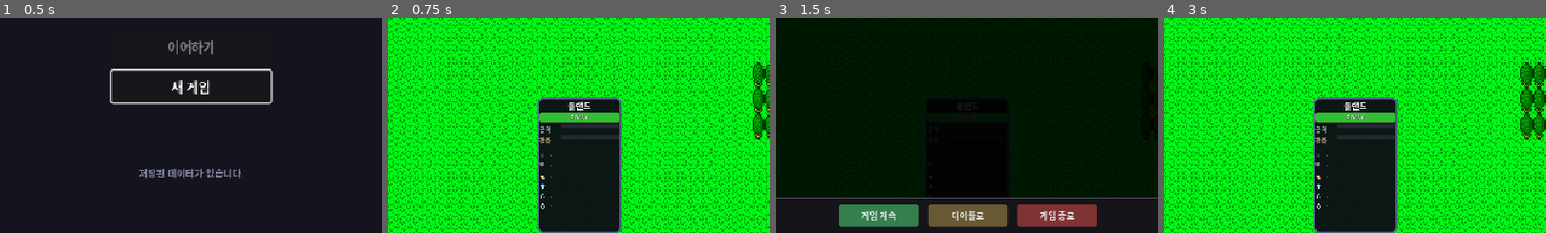
Above: before the commit, frames 1-4 (left to right).
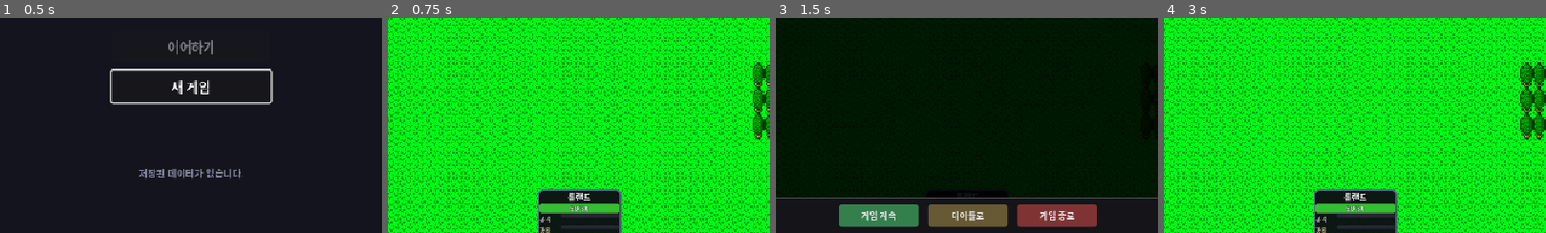
Above: after the commit, the same moments.

Repository: limmmmmmn/Appears-Appears
Game: Godot game, scene res://scenes/main/Main.tscn
The game is run twice, just before and just after one commit, with the same random seed, the same clock (stepped at 60 frames per second) and the same inputs.
Inputs (mouse positions are % of the whole screen's width and height, from its top left):
- Up to frame 1 (0.5 s): no input
- Up to frame 2 (0.75 s): click "새 게임" at 0.5 s
- Up to frame 3 (1.5 s): click "☰" at 1.25 s
- Up to frame 4 (3 s): click "게임 계속" at 2 s; tap Enter at 2.75, 2.85 s; move the mouse to (72, 45) at 2.77 s; hold Right (ui_right) from 2.78 s (still down); click (72, 45) at 2.92 s
The pictures show only the part of the screen within x 25-75%, y 50-100%; the shares and areas given below are measured in that part.

Frame 1 is identical in both runs. In frame 2, 12% of the frame differs, in the area x 39-62%, y 36-100%; in frame 3, less than 0.1%; in frame 4, 12%.

Commit message:
feat: 파티 카드 hover 애니메이션 및 빈 공간 제거
- 카드 높이 170 → 140으로 축소 (장비창 아래 빈 공간 제거)
- 평소에는 상단만 표시 (이름 + HP + 공격바, 55px)
- 마우스 hover시 카드가 위로 올라와 전체 표시 (140px)
- 래퍼 + 클리핑 구조로 hover 애니메이션 구현
- 씬 offset 조정 (-170 → -140)

https://claude.ai/code/session_01HMJ2TZbvfDboco6XHexxSY

Diff:
--- a/scenes/ui/BottomPartyCards.tscn
+++ b/scenes/ui/BottomPartyCards.tscn
@@ -7,7 +7,7 @@
 anchor_top = 1.0
 anchor_right = 1.0
 anchor_bottom = 1.0
-offset_top = -170.0
+offset_top = -140.0
 grow_horizontal = 2
 grow_vertical = 0
 script = ExtResource("1_script")
--- a/scripts/ui/field/BottomPartyCards.gd
+++ b/scripts/ui/field/BottomPartyCards.gd
@@ -1,14 +1,17 @@
 extends Control
 class_name BottomPartyCards
-## 하단 파티 카드 UI - 파티원당 개별 카드 (간소화 버전)
+## 하단 파티 카드 UI - 파티원당 개별 카드
+## 평소에는 상단만 보이고, 마우스 hover시 위로 올라옴
 
 const SLOT_ICONS := {"main_hand": "⚔", "off_hand": "🛡", "head": "👒", "body": "👕", "acc1": "💍", "acc2": "💍"}
 const SLOT_ORDER := ["main_hand", "off_hand", "head", "body", "acc1", "acc2"]
 
 # 카드 크기
 const CARD_WIDTH := 105
-const CARD_HEIGHT := 170
+const CARD_HEIGHT := 140  # 줄인 높이
+const CARD_VISIBLE_HEIGHT := 55  # 평소 보이는 높이 (이름 + HP + 공격바)
 const CARD_SPACING := 6
+const HOVER_OFFSET := 85  # 마우스 hover시 올라가는 높이
 
 # 색상
 const HP_COLOR_HIGH := Color(0.2, 0.75, 0.2)
@@ -21,9 +24,10 @@
 # 씬에서 가져오는 노드
 @onready var cards_container: HBoxContainer = %CardsContainer
 
-# 카드 데이터 (간소화)
+# 카드 데이터
 class HeroCard:
-	var panel: PanelContainer
+	var wrapper: Control  # 래퍼 (클리핑용)
+	var panel: PanelContainer  # 실제 카드 패널
 	var name_label: Label
 	var hp_bar: ProgressBar
 	var hp_label: Label
@@ -34,6 +38,7 @@
 	var equip_rows: Dictionary = {}
 	var hero_index: int = -1
 	var hero_id: String = ""
+	var is_hovered: bool = false
 
 var hero_cards: Array[HeroCard] = []
 
@@ -86,26 +91,38 @@
 			continue
 		var card := _create_hero_card(i)
 		hero_cards.append(card)
-		cards_container.add_child(card.panel)
+		cards_container.add_child(card.wrapper)
 
 
 func _create_hero_card(index: int) -> HeroCard:
 	var card := HeroCard.new()
 	card.hero_index = index
 
-	# 메인 패널 (직접 컨테이너에 추가)
+	# 래퍼 (클리핑 컨테이너)
+	card.wrapper = Control.new()
+	card.wrapper.custom_minimum_size = Vector2(CARD_WIDTH, CARD_VISIBLE_HEIGHT)
+	card.wrapper.clip_contents = true
+	card.wrapper.set_meta("card_index", index)
+
+	# 메인 패널 (래퍼 안에서 움직임)
 	card.panel = PanelContainer.new()
 	card.panel.custom_minimum_size = Vector2(CARD_WIDTH, CARD_HEIGHT)
+	card.panel.position = Vector2(0, CARD_HEIGHT - CARD_VISIBLE_HEIGHT)  # 기본: 아래로 내려감
 	_style_card_panel(card.panel)
+	card.wrapper.add_child(card.panel)
+
+	# 마우스 이벤트 연결
+	card.wrapper.mouse_entered.connect(_on_card_mouse_entered.bind(card))
+	card.wrapper.mouse_exited.connect(_on_card_mouse_exited.bind(card))
 
 	# 내부 VBox
 	var vbox := VBoxContainer.new()
-	vbox.add_theme_constant_override("separation", 2)
+	vbox.add_theme_constant_override("separation", 1)
 	vbox.set_anchors_preset(Control.PRESET_FULL_RECT)
 	vbox.offset_left = 5
 	vbox.offset_right = -5
-	vbox.offset_top = 5
-	vbox.offset_bottom = -5
+	vbox.offset_top = 4
+	vbox.offset_bottom = -4
 	card.panel.add_child(vbox)
 
 	# === 이름 ===
@@ -151,7 +168,7 @@
 
 	# === 구분선 ===
 	var sep := HSeparator.new()
-	sep.add_theme_constant_override("separation", 2)
+	sep.add_theme_constant_override("separation", 1)
 	vbox.add_child(sep)
 
 	# === 장비 섹션 ===
@@ -165,6 +182,30 @@
 		card.equip_rows[slot_name] = row
 
 	return card
+
+
+func _on_card_mouse_entered(card: HeroCard) -> void:
+	if card.is_hovered:
+		return
+	card.is_hovered = true
+
+	# 래퍼 크기 확장 + 카드 위로 올림
+	var tween := create_tween()
+	tween.set_parallel(true)
+	tween.tween_property(card.wrapper, "custom_minimum_size", Vector2(CARD_WIDTH, CARD_HEIGHT), 0.15)
+	tween.tween_property(card.panel, "position", Vector2(0, 0), 0.15)
+
+
+func _on_card_mouse_exited(card: HeroCard) -> void:
+	if not card.is_hovered:
+		return
+	card.is_hovered = false
+
+	# 래퍼 크기 축소 + 카드 아래로 내림
+	var tween := create_tween()
+	tween.set_parallel(true)
+	tween.tween_property(card.wrapper, "custom_minimum_size", Vector2(CARD_WIDTH, CARD_VISIBLE_HEIGHT), 0.15)
+	tween.tween_property(card.panel, "position", Vector2(0, CARD_HEIGHT - CARD_VISIBLE_HEIGHT), 0.15)
 
 
 func _style_card_panel(panel: PanelContainer) -> void:
